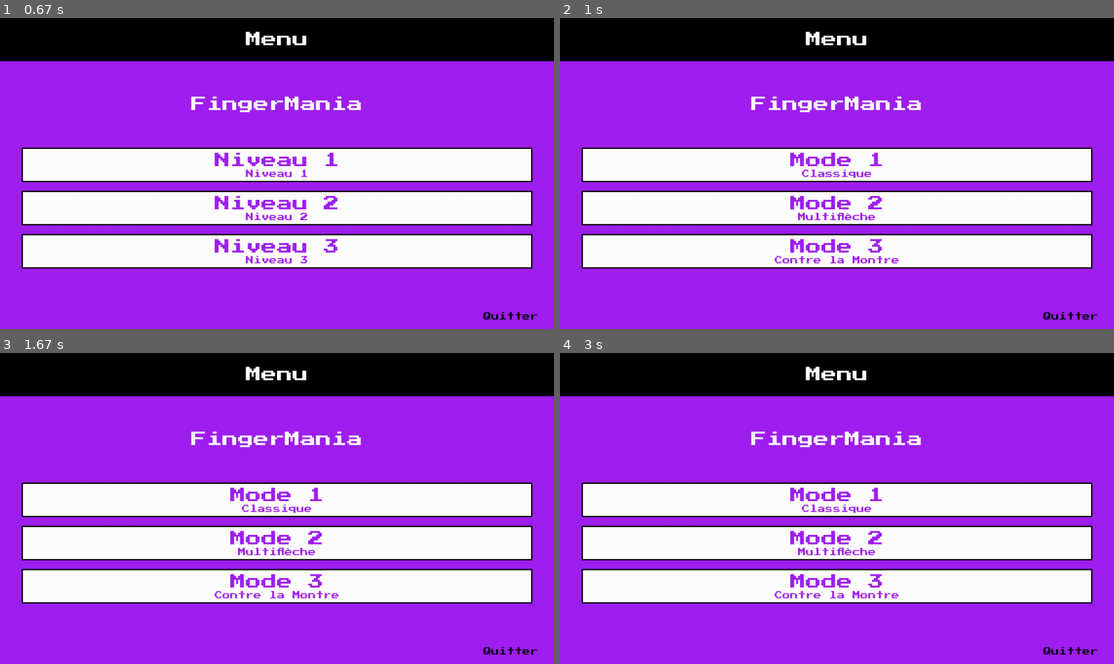
Above: before the commit, frames 1-4 (two rows, left to right).
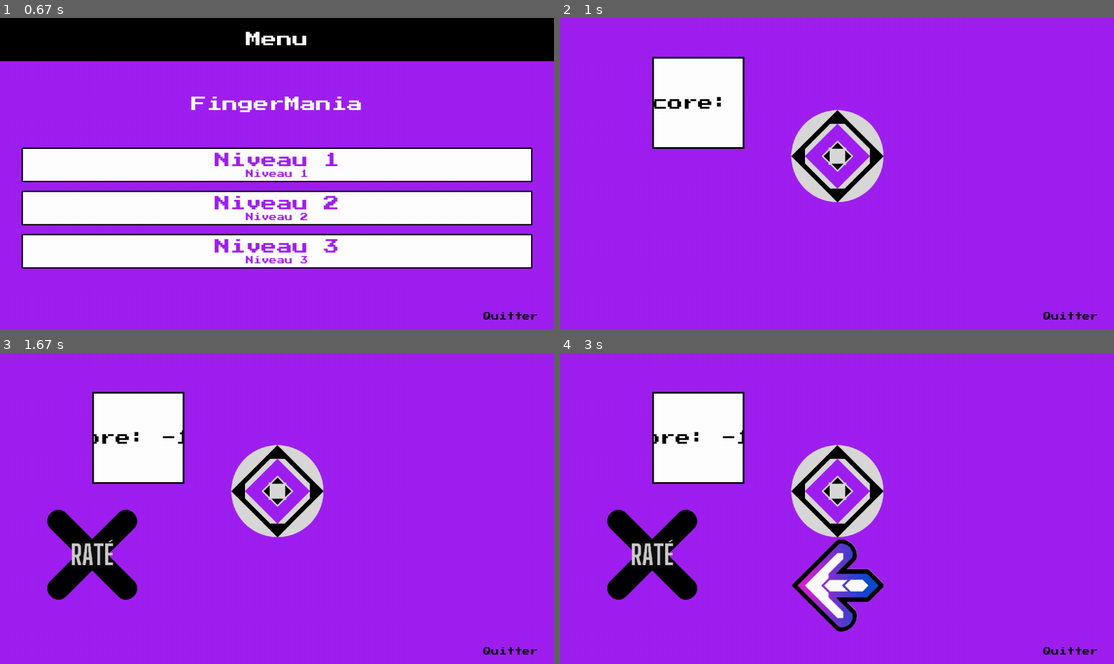
Above: after the commit, the same moments.

Repository: FloChab/FingerMania
Game: pygame game, started from Pygame.py
Two runs of this game, one before a commit and one after it. Both use one fixed random seed, a clock stepped at 60 frames per second and the inputs below.
Inputs (mouse positions are in pixels of both pictures, inside the frame that each line leads up to):
- Up to frame 1 (0.67 s): click "Mode 2" at 0.38 s
- Up to frame 2 (1 s): click (837, 195) at 0.72 s
- Up to frame 3 (1.67 s): hold Right 1-1.47 s; hold Up from 1.5 s (still down)
- Up to frame 4 (3 s): release Up at 1.8 s

Frame 1 is identical in both runs. In frame 2, 51% of the frame differs, in the area x 0-100%, y 0-81%; in frame 3, 52%; in frame 4, 52%, in the area x 0-100%, y 0-90%.

Commit message:
Mode 1 qui fonctionne et s'adapte à la taille de l'écran avec menu + Mode 2 en cours

Diff:
--- a/Arrow.py
+++ b/Arrow.py
@@ -17,8 +17,8 @@
     def move(self):
         self.y-=5
 
-    def is_y_valid(self):
-        if self.y > 0 and self.y < 200:
+    def is_y_valid(self, y_fixe, width_arrow):
+        if self.y > y_fixe - width_arrow  and self.y < y_fixe + width_arrow:
             return True
         else:
             return False
--- a/Mode.py
+++ b/Mode.py
@@ -21,11 +21,8 @@
         self.img_arrows = [arrow_left, arrow_down, arrow_up, arrow_right]
     def create_tiles(self):
         for i in range(self.nb_tiles):
-            tile = random.choice(0, 1, 2, 3, dtype=int)
+            tile = random.choice([0, 1, 2, 3])
             self.tiles.append(tile)
-
-    def add_score(self, points):
-        self.score = self.score + points
 
     def wich_label(self, points):
         if points <= 0:
@@ -141,7 +138,7 @@
         for i in range(len(self.tiles)):
             for j in range(len(self.tiles[i])):
                 if self.tiles[i][j] == 1:
-                    self.arrows.append(Arrow_with_time(self.x_arrow + j * self.width_arrow, 4 * self.width_arrow, pygame.transform.scale(self.img_arrows[j],(self.width_arrow, self.width_arrow)), j, self.tiles_delay[i]))
+                    self.arrows.append(Arrow_with_time(self.x_arrow + j * self.width_arrow, self.y_arrow_pop, pygame.transform.scale(self.img_arrows[j],(self.width_arrow, self.width_arrow)), j, self.tiles_delay[i]))
 
     def init(self):
         self.create_tiles()
@@ -179,7 +176,7 @@
     def arrow_pressed(self, direction):
         for arrow in self.arrows:
             if arrow.direction == direction:
-                if arrow.is_y_valid():
+                if arrow.is_y_valid(self.y_arrow_fixe,self.width_arrow):
                     points = 100 - abs(arrow.y - self.y_arrow_fixe)
                     self.score += points
                     k = self.wich_label(points)
@@ -191,10 +188,16 @@
         return k
 
 class Multi_Arrows(Mode):
-    def __init__(self):
+    def __init__(self, screen):
         Mode.__init__(self)
         self.tiles_delay = []
         self.level = None
+        self.width_arrow = screen.get_width() // 6
+        self.x_arrow = screen.get_width() // 2 - self.width_arrow // 2
+        self.y_arrow_fixe = self.width_arrow
+        self.y_arrow_pop = screen.get_height() - self.width_arrow # Bas de l'écran
+        self.arrow_multi_fixe = pygame.transform.scale(pygame.image.load("multi_arrow_fixe.png"),
+                                                      (self.width_arrow, self.width_arrow))
     def create_tiles_delay(self):
         delai = 0
         for i in range(self.nb_tiles):
@@ -202,6 +205,56 @@
             self.tiles_delay.append((round(2.0+delai, 1)))
             delai += 2
 
+    def create_arrows(self):
+        for i in range(len(self.tiles)):
+            self.arrows.append(Arrow_with_time(self.x_arrow, self.y_arrow_pop,
+                                                       pygame.transform.scale(self.img_arrows[self.tiles[i]], (self.width_arrow, self.width_arrow)), self.tiles[i], self.tiles_delay[i]))
+
+    def init(self):
+        self.create_tiles()
+        self.create_tiles_delay()
+        self.create_arrows()
+        self.timer = time.time()
+
+    def display_score(self, screen, x, y, w, h, text_color=(0, 0, 0), border_color=(0, 0, 0), background_color=(255, 255, 255)):
+
+        font_size = h // 6
+        font = pygame.font.Font(FONT_PATH, font_size)
+        text_font = font.render("Score: {}".format(self.score), True, text_color)
+        rect_score = text_font.get_rect(center=(w // 2, h // 2))
+        surface_score = pygame.Surface((w, h))
+        surface_score.fill(background_color)  # Remplir le rectangle avec la couleur blanc
+        pygame.draw.rect(surface_score, border_color, surface_score.get_rect(), 4)  # Dessiner le contour noir
+        surface_score.blit(text_font, rect_score)
+        screen.blit(surface_score, (x, y))
+
+    def arrow_pressed(self, direction):
+        for arrow in self.arrows:
+            if arrow.direction == direction:
+                if arrow.is_y_valid(self.y_arrow_fixe, self.width_arrow):
+                    points = 100 - abs(arrow.y - self.y_arrow_fixe)
+                    self.score += points
+                    k = self.wich_label(points)
+                    self.arrows.remove(arrow)
+                    return k
+        points = -50
+        self.score += points
+        k = self.wich_label(points)
+        return k
+
+    def play(self,screen):
+        screen.fill("purple")
+        # Afficher les images de flèches fixe
+        screen.blit(self.arrow_multi_fixe, (self.x_arrow, self.y_arrow_fixe))
+        # Afficher le score
+        self.display_score(screen, screen.get_width() // 6, screen.get_height() // 8, screen.get_width() // 6, self.width_arrow)
+
+        for arrow in self.arrows:
+            if arrow.get_delay() <= time.time() - self.timer:
+                screen.blit(arrow.img, (arrow.x, arrow.y))
+                arrow.move()
+            if arrow.y < 0:
+                self.arrows.remove(arrow)
 
 class Chrono(Mode):
     def __init__(self):
--- a/Pygame.py
+++ b/Pygame.py
@@ -1,26 +1,24 @@
-#Import
+# Import
 import pygame
 import time
 import sys
 import os
 from Tiles import Menu
-from Arrow import Arrow
-from Label import Label
+#from Arrow import Arrow
+#from Label import Label # Si j'importe pas ça marche quand même je ne sais pas pourquoi ...
 from Mode import *
 
 # pygame setup
 pygame.init()
-# Initialisation de la fenêtre en mode plein écran
-# screen = pygame.display.set_mode((0, 0), pygame.FULLSCREEN)
-screen = pygame.display.set_mode((1280, 720))
+# Initialisation de la fenêtre
+screen = pygame.display.set_mode((0, 0), pygame.FULLSCREEN)
+# screen = pygame.display.set_mode((1280, 720))
 width_screen, height_screen = pygame.display.get_surface().get_size()
 pygame.display.set_caption("Menu Pygame")
 
 clock = pygame.time.Clock()
 running = True
 dt = 0
-#pygame.key.set_repeat()
-
 
 def afficher_texte(message, couleur, y, taille=36, x=None, police=None):
     if police is None:
@@ -183,7 +181,7 @@
                             case 0:
                                 jeu = Classic(screen)
                             case 1:
-                                jeu = Multi_Arrows()
+                                jeu = Multi_Arrows(screen)
                             case 2:
                                 jeu = Chrono()
                     elif (menu.level == None):
Binary file added: multi_arrow_fixe.png
